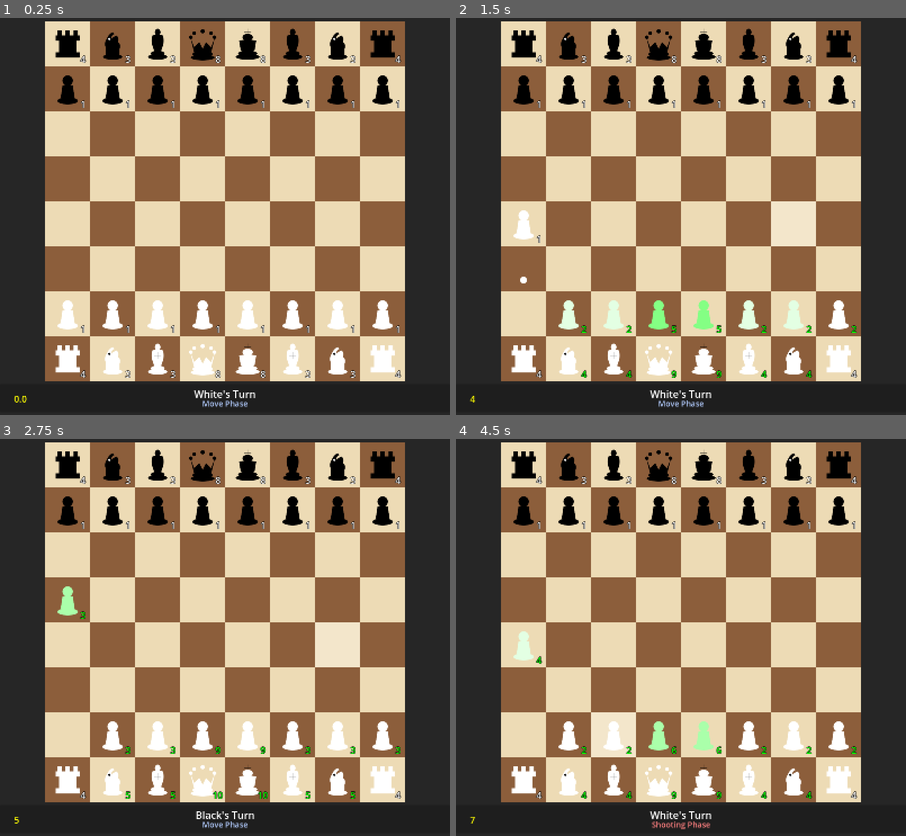
Above: before the commit, frames 1-4 (two rows, left to right).
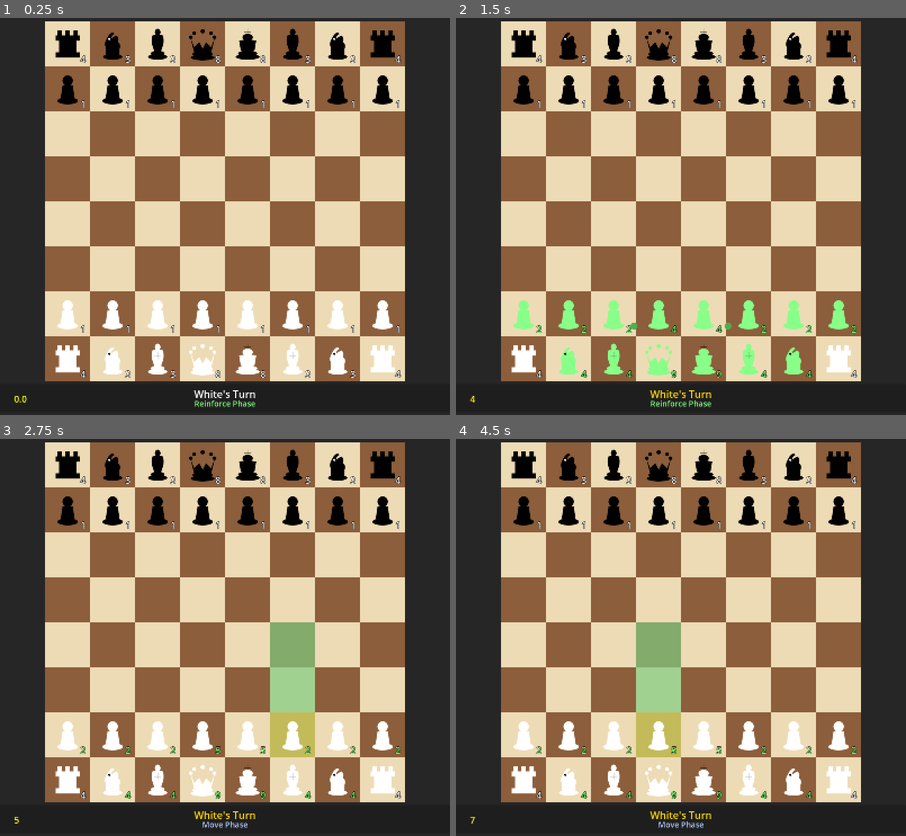
Above: after the commit, the same moments.

Repository: Krupnikas/shooting-chess
Game: Godot game, scene res://scenes/main.tscn
Same seed, same stepped clock (60 frames per second), same inputs: the game is played once before the commit and once after it.
Inputs (mouse positions are in pixels of both pictures, inside the frame that each line leads up to):
- Up to frame 1 (0.25 s): no input
- Up to frame 2 (1.5 s): tap Enter at 0.5 s; move the mouse to (780, 180) at 0.52 s; hold Right 0.53-1.28 s; tap R at 0.6 s; click (780, 180) at 0.67 s; tap Space at 0.77 s; move the mouse to (591, 224) at 1.27 s; hold Down from 1.28 s (still down); tap P at 1.35 s
- Up to frame 3 (2.75 s): tap Space at 1.52 s; move the mouse to (270, 522) at 2.02 s; release Down at 2.03 s; hold Right from 2.03 s (still down); tap Enter at 2.1 s
- Up to frame 4 (4.5 s): move the mouse to (658, 712) at 2.77 s; release Right at 2.78 s; hold Up 2.78-3.53 s; tap R at 2.85 s; click (658, 712) at 2.92 s; tap Space at 3.02, 3.77 s; move the mouse to (816, 689) at 3.52 s; hold Left from 3.53 s (still down); tap P at 3.6 s; move the mouse to (546, 554) at 4.27 s; tap Enter at 4.35 s

The runs differ from the first frame. In frame 1, 0.2% of the frame differs, in the area x 43-57%, y 96-99%; in frame 2, 3.2%; in frame 3, 4.1%; in frame 4, 4.5%, in the area x 12-89%, y 46-99%.

Commit message:
Fix phase order, projectile colors, and blink animation
- Correct phase order: REINFORCE → SHOOTING → MOVING (per README spec)
- Add green/red projectiles for heal/damage instead of white/black
- Fix blink animation storing original modulate to prevent stuck colors
- Remove AutoTest to allow manual gameplay
- Upgrade project to Godot 4.5.1

🤖 Generated with [Claude Code](https://claude.com/claude-code)

Co-Authored-By: Claude Opus 4.5 <noreply@anthropic.com>

Diff:
--- /dev/null
+++ b/assets/pieces/green_circle.svg
@@ -0,0 +1,3 @@
+<svg xmlns="http://www.w3.org/2000/svg" viewBox="0 0 100 100">
+  <circle cx="50" cy="50" r="40" fill="#4CAF50" stroke="#2E7D32" stroke-width="4"/>
+</svg>
--- /dev/null
+++ b/assets/pieces/red_circle.svg
@@ -0,0 +1,3 @@
+<svg xmlns="http://www.w3.org/2000/svg" viewBox="0 0 100 100">
+  <circle cx="50" cy="50" r="40" fill="#F44336" stroke="#C62828" stroke-width="4"/>
+</svg>
--- a/project.godot
+++ b/project.godot
@@ -12,19 +12,17 @@
 
 config/name="Shooting Chess"
 run/main_scene="res://scenes/main.tscn"
-config/features=PackedStringArray("4.2", "Forward Plus")
+config/features=PackedStringArray("4.5", "Forward Plus")
 
 [autoload]
 
 GameManager="*res://scripts/autoload/game_manager.gd"
-AutoTest="*res://scripts/autoload/auto_test.gd"
 
 [display]
 
 window/size/viewport_width=1600
 window/size/viewport_height=1600
 window/stretch/mode="canvas_items"
-window/stretch/aspect="keep"
 
 [input]
 
--- a/scripts/autoload/auto_test.gd
+++ /dev/null
@@ -1,58 +0,0 @@
-extends Node
-
-# Automated test that simulates gameplay and detects freezes
-
-var last_frame_time: float = 0.0
-var frame_count: int = 0
-var auto_move_timer: float = 0.0
-var turn_count: int = 0
-var test_active: bool = false
-const ENABLE_LOGGING = false
-
-func _ready():
-	test_active = true  # Auto moves enabled
-
-func log_msg(msg: String):
-	if ENABLE_LOGGING:
-		print("[%.1f] %s" % [Time.get_ticks_msec() / 1000.0, msg])
-
-func _process(delta):
-	if not test_active:
-		return
-
-	# Auto-advance during MOVING phase
-	if GameManager.game_phase == GameManager.GamePhase.MOVING:
-		auto_move_timer += delta
-		if auto_move_timer >= 0.5:  # Wait 0.5s then make a move
-			auto_move_timer = 0.0
-			attempt_auto_move()
-
-func attempt_auto_move():
-	# Get current player's pieces
-	var pieces = GameManager.get_pieces_of_color(GameManager.current_player)
-	if pieces.is_empty():
-		log_msg("No pieces for player %d" % GameManager.current_player)
-		return
-
-	# Try to find a piece that can move (avoid capturing king)
-	for piece in pieces:
-		if not is_instance_valid(piece):
-			continue
-		var moves = GameManager.get_valid_moves(piece)
-		# Filter out moves that would capture a king
-		var safe_moves = []
-		for move_pos in moves:
-			var target_piece = GameManager.get_piece_at(move_pos)
-			if target_piece == null or target_piece.type != GameManager.PieceType.KING:
-				safe_moves.append(move_pos)
-
-		if safe_moves.size() > 0:
-			var target = safe_moves[randi() % safe_moves.size()]
-			log_msg("Moving from %s to %s" % [piece.board_position, target])
-			GameManager.select_piece(piece)
-			GameManager.try_move_to(target)
-			turn_count += 1
-			log_msg("Turn %d" % turn_count)
-			return
-
-	log_msg("No safe moves")
--- a/scripts/autoload/game_manager.gd
+++ b/scripts/autoload/game_manager.gd
@@ -3,7 +3,7 @@
 # Enums
 enum PieceType { PAWN, KNIGHT, BISHOP, ROOK, QUEEN, KING }
 enum PieceColor { WHITE, BLACK }
-enum GamePhase { MOVING, SHOOTING, GAME_OVER }
+enum GamePhase { REINFORCE, SHOOTING, MOVING, GAME_OVER }
 
 # Constants
 const BOARD_SIZE = 8
@@ -26,7 +26,7 @@
 # Game state
 var board: Array = []  # 8x8 array of Piece nodes or null
 var current_player: PieceColor = PieceColor.WHITE
-var game_phase: GamePhase = GamePhase.MOVING
+var game_phase: GamePhase = GamePhase.REINFORCE
 var selected_piece = null
 var valid_moves: Array[Vector2i] = []
 var winner: PieceColor = PieceColor.WHITE
@@ -61,7 +61,7 @@
 
 func reset_game():
 	current_player = PieceColor.WHITE
-	game_phase = GamePhase.MOVING
+	game_phase = GamePhase.REINFORCE
 	winner = PieceColor.WHITE
 	is_processing_phase = false
 	selected_piece = null
@@ -160,12 +160,12 @@
 
 func start_turn():
 	gm_trace("[GM] start_turn called for player: " + str(current_player))
-	# Reset HP for all pieces of current player
+	# Reset HP for all pieces of current player at start of their turn
 	reset_player_hp(current_player)
 
-	# Start with move phase
-	game_phase = GamePhase.MOVING
-	gm_trace("[GM] Emitting phase_changed to MOVING")
+	# Start with reinforce phase
+	game_phase = GamePhase.REINFORCE
+	gm_trace("[GM] Emitting phase_changed to REINFORCE")
 	emit_signal("phase_changed", game_phase)
 	gm_trace("[GM] start_turn done")
 
@@ -242,18 +242,22 @@
 func advance_phase():
 	gm_trace("[GM] advance_phase called, current phase: " + str(game_phase))
 	match game_phase:
-		GamePhase.MOVING:
-			# After move, go to shooting
-			gm_trace("[GM] MOVING -> SHOOTING")
+		GamePhase.REINFORCE:
+			# After reinforce, go to shooting
+			gm_trace("[GM] REINFORCE -> SHOOTING")
 			game_phase = GamePhase.SHOOTING
 			emit_signal("phase_changed", game_phase)
 		GamePhase.SHOOTING:
-			# Check for deaths and win condition after shooting, then end turn
-			gm_trace("[GM] SHOOTING -> checking win condition")
+			# After shooting, check for deaths and go to move phase
+			gm_trace("[GM] SHOOTING -> checking win condition then MOVING")
 			if check_win_condition():
 				gm_trace("[GM] Win condition met!")
 				return
-			gm_trace("[GM] No win, ending turn...")
+			game_phase = GamePhase.MOVING
+			emit_signal("phase_changed", game_phase)
+		GamePhase.MOVING:
+			# After move, end turn and switch player
+			gm_trace("[GM] MOVING -> ending turn")
 			end_turn()
 	gm_trace("[GM] advance_phase done")
 
--- a/scripts/board.gd
+++ b/scripts/board.gd
@@ -142,35 +142,53 @@
 
 # ============ PHASE HANDLING ============
 
+var _current_phase_is_reinforce: bool = false
+
 func _on_phase_changed(phase):
 	match phase:
-		GameManager.GamePhase.MOVING:
-			is_processing = false
-			_state = ProcessState.IDLE
+		GameManager.GamePhase.REINFORCE:
+			_current_phase_is_reinforce = true
+			if ENABLE_PROJECTILES:
+				is_processing = true
+				_state = ProcessState.SPAWNING
+			else:
+				# Skip reinforce phase
+				call_deferred("_advance_to_next_phase")
 		GameManager.GamePhase.SHOOTING:
+			_current_phase_is_reinforce = false
 			if ENABLE_PROJECTILES:
 				is_processing = true
 				_state = ProcessState.SPAWNING
 			else:
 				# Skip shooting phase
 				call_deferred("_advance_to_next_phase")
+		GameManager.GamePhase.MOVING:
+			is_processing = false
+			_state = ProcessState.IDLE
 
 func _do_spawn_projectiles():
 	# Spawn all projectiles
+	# Reinforce: green projectiles to friendly pieces
+	# Shooting: red projectiles to enemy pieces
 	var player_pieces = GameManager.get_pieces_of_color(GameManager.current_player)
 	var spawn_count = 0
+	var is_heal = _current_phase_is_reinforce
 
 	for piece in player_pieces:
 		if not is_instance_valid(piece):
 			continue
-		var attack_data = get_attack_data(piece)
-		if attack_data.mode == "directional":
-			for dir in attack_data.data:
-				spawn_directional_projectile(piece, dir)
-				spawn_count += 1
+
+		# Get targets based on phase
+		var targets: Array
+		if _current_phase_is_reinforce:
+			targets = GameManager.get_friendly_targets(piece)
 		else:
-			for target_cell in attack_data.data:
-				spawn_targeted_projectile(piece, target_cell)
+			targets = GameManager.get_enemy_targets(piece)
+
+		# Spawn projectile for each target
+		for target in targets:
+			if is_instance_valid(target):
+				spawn_targeted_projectile_to_piece(piece, target, is_heal)
 				spawn_count += 1
 
 	# Transition to waiting state
@@ -178,7 +196,8 @@
 		_state = ProcessState.WAITING_PROJECTILES
 	else:
 		# No projectiles, advance immediately
-		_do_process_deaths()
+		if not _current_phase_is_reinforce:
+			_do_process_deaths()
 		call_deferred("_advance_to_next_phase")
 		_state = ProcessState.IDLE
 
@@ -255,46 +274,29 @@
 
 	return { "mode": "directional", "data": [] }
 
-func spawn_directional_projectile(from_piece, direction: Vector2):
-	if not is_instance_valid(from_piece):
+func spawn_targeted_projectile_to_piece(from_piece, to_piece, is_heal: bool):
+	if not is_instance_valid(from_piece) or not is_instance_valid(to_piece):
 		return
 
 	var board_size = GameManager.BOARD_SIZE * GameManager.SQUARE_SIZE
 	var bounds = Rect2(0, 0, board_size, board_size)
-	var is_white = from_piece.color == GameManager.PieceColor.WHITE
+	var target_pos = GameManager.board_to_screen(to_piece.board_position)
 
 	var projectile = ProjectileScene.instantiate()
-	projectile.setup_directional(from_piece.position, direction, is_white, bounds)
+	projectile.setup_targeted(from_piece.position, target_pos, to_piece.board_position, is_heal, bounds)
 	projectile.set_source(from_piece)
 	projectile.finished.connect(_on_projectile_finished)
 	projectiles_container.add_child(projectile)
 	active_projectiles += 1
 
-func spawn_targeted_projectile(from_piece, target_cell: Vector2i):
-	if not is_instance_valid(from_piece):
-		return
-
-	var board_size = GameManager.BOARD_SIZE * GameManager.SQUARE_SIZE
-	var bounds = Rect2(0, 0, board_size, board_size)
-	var target_pos = GameManager.board_to_screen(target_cell)
-	var is_white = from_piece.color == GameManager.PieceColor.WHITE
-
-	var projectile = ProjectileScene.instantiate()
-	projectile.setup_targeted(from_piece.position, target_pos, target_cell, is_white, bounds)
-	projectile.set_source(from_piece)
-	projectile.finished.connect(_on_projectile_finished)
-	projectiles_container.add_child(projectile)
-	active_projectiles += 1
-
-func _on_projectile_finished(hit_piece, projectile_is_white: bool):
+func _on_projectile_finished(hit_piece, is_heal: bool):
 	active_projectiles -= 1
-	# Apply HP change: same color = heal, different color = damage
+	# Apply HP change based on projectile type
 	if hit_piece != null and is_instance_valid(hit_piece):
-		var target_is_white = hit_piece.color == GameManager.PieceColor.WHITE
-		if projectile_is_white == target_is_white:
-			hit_piece.heal(1)  # Same color = reinforce
+		if is_heal:
+			hit_piece.heal(1)  # Green = reinforce +1 HP
 		else:
-			hit_piece.take_damage(1)  # Different color = damage
+			hit_piece.take_damage(1)  # Red = damage -1 HP
 
 # ============ PIECE SELECTION & HIGHLIGHTING ============
 
--- a/scripts/piece.gd
+++ b/scripts/piece.gd
@@ -7,6 +7,7 @@
 var hp: int = 1
 var base_hp: int = 1
 var blink_tween: Tween = null
+var _original_modulate: Color = Color.WHITE  # Store true original modulate
 
 @onready var sprite = $Sprite
 @onready var hp_label = $HPLabel
@@ -35,6 +36,8 @@
 	base_hp = GameManager.BASE_HP[type]
 	hp = base_hp
 	update_display()
+	# Store the original modulate after display is set up
+	_original_modulate = sprite.modulate
 
 func update_display():
 	# Load the appropriate texture for this piece
@@ -44,32 +47,34 @@
 
 func update_hp_display():
 	hp_label.text = str(hp)
-	# Use modulate for HP color instead of add_theme_color_override
+	# Use modulate for HP color - nicer colors
 	if hp > base_hp:
-		hp_label.modulate = Color.GREEN
+		hp_label.modulate = Color(0.4, 1.0, 0.4)  # Soft green
 	elif hp < base_hp:
-		hp_label.modulate = Color.RED
+		hp_label.modulate = Color(1.0, 0.4, 0.4)  # Soft red
 	else:
 		hp_label.modulate = Color.WHITE
 
 func take_damage(amount: int):
 	hp -= amount
 	update_hp_display()
-	blink(Color.RED)
+	blink(Color(1.0, 0.3, 0.3))  # Soft red blink
 
 func heal(amount: int):
 	hp += amount
 	update_hp_display()
-	blink(Color.GREEN)
+	blink(Color(0.3, 1.0, 0.3))  # Soft green blink
 
 func blink(blink_color: Color):
 	# Kill any existing blink tween to avoid color staying stuck
 	if blink_tween and blink_tween.is_valid():
 		blink_tween.kill()
+		# Reset to original immediately when killing old tween
+		sprite.modulate = _original_modulate
 
 	blink_tween = create_tween()
 	blink_tween.tween_property(sprite, "modulate", blink_color, 0.15)
-	blink_tween.tween_property(sprite, "modulate", Color.WHITE, 0.15)
+	blink_tween.tween_property(sprite, "modulate", _original_modulate, 0.15)
 
 func reset_hp():
 	hp = base_hp
--- a/scripts/projectile.gd
+++ b/scripts/projectile.gd
@@ -1,11 +1,11 @@
 extends Node2D
 
-signal finished(hit_piece, is_white: bool)
+signal finished(hit_piece, is_heal: bool)
 
 var sprite: Sprite2D = null
 var direction: Vector2 = Vector2.ZERO
 var speed: float = 600.0
-var is_white: bool = true  # White or black projectile
+var is_heal: bool = true  # true = green heal, false = red damage
 var board_bounds: Rect2 = Rect2(0, 0, 1280, 1280)  # 8 * 160
 
 # Targeted mode: projectile travels to specific cell then disappears
@@ -15,27 +15,23 @@
 
 var source_piece = null  # The piece that fired this projectile
 
-# Preload textures
-var white_texture = preload("res://assets/pieces/white_circle.png")
-var black_texture = preload("res://assets/pieces/black_circle.png")
-
 func _ready():
 	sprite = $Sprite2D
 	update_color()
 
-func setup_directional(from_pos: Vector2, dir: Vector2, white: bool, bounds: Rect2):
+func setup_directional(from_pos: Vector2, dir: Vector2, heal: bool, bounds: Rect2):
 	position = from_pos
 	direction = dir.normalized()
-	is_white = white
+	is_heal = heal
 	board_bounds = bounds
 	is_targeted = false
 
-func setup_targeted(from_pos: Vector2, target_pos: Vector2, target_cell: Vector2i, white: bool, bounds: Rect2):
+func setup_targeted(from_pos: Vector2, target_pos: Vector2, target_cell: Vector2i, heal: bool, bounds: Rect2):
 	position = from_pos
 	target_position = target_pos
 	target_board_pos = target_cell
 	direction = (target_pos - from_pos).normalized()
-	is_white = white
+	is_heal = heal
 	board_bounds = bounds
 	is_targeted = true
 
@@ -46,39 +42,44 @@
 	if sprite == null:
 		return
 
-	# Use preloaded textures - no add_theme_color_override!
-	if is_white:
-		sprite.texture = white_texture
+	# Green for heal, red for damage - load at runtime since PNG may not be imported yet
+	if is_heal:
+		sprite.texture = load("res://assets/pieces/green_circle.png")
 	else:
-		sprite.texture = black_texture
+		sprite.texture = load("res://assets/pieces/red_circle.png")
 
 func _process(delta):
 	position += direction * speed * delta
 
 	# Check if out of bounds
 	if not board_bounds.has_point(position):
-		emit_signal("finished", null, is_white)
+		emit_signal("finished", null, is_heal)
 		queue_free()
 		return
 
 	var board_pos = GameManager.screen_to_board(position)
 
-	# Targeted mode: check if reached target cell
+	# Targeted mode: check if reached center of target cell
 	if is_targeted:
-		if board_pos == target_board_pos:
-			var piece = GameManager.get_piece_at(board_pos)
+		# Check if we've reached (or passed) the target position
+		var dist_to_target = position.distance_to(target_position)
+		if dist_to_target < 20.0:  # Close enough to center
+			var piece = GameManager.get_piece_at(target_board_pos)
 			if piece != null and piece != source_piece:
-				emit_signal("finished", piece, is_white)
+				emit_signal("finished", piece, is_heal)
 			else:
-				emit_signal("finished", null, is_white)
+				emit_signal("finished", null, is_heal)
 			queue_free()
 			return
 		return
 
-	# Directional mode: check for collision with pieces
+	# Directional mode: check for collision with pieces at cell center
 	if GameManager.is_valid_position(board_pos):
 		var piece = GameManager.get_piece_at(board_pos)
 		if piece != null and piece != source_piece:
-			emit_signal("finished", piece, is_white)
-			queue_free()
-			return
+			# Check if we're close to the center of the cell
+			var cell_center = GameManager.board_to_screen(board_pos)
+			if position.distance_to(cell_center) < 30.0:
+				emit_signal("finished", piece, is_heal)
+				queue_free()
+				return
--- a/scripts/ui/game_info.gd
+++ b/scripts/ui/game_info.gd
@@ -39,6 +39,9 @@
 	var phase_name = ""
 	var phase_color = Color.WHITE
 	match GameManager.game_phase:
+		GameManager.GamePhase.REINFORCE:
+			phase_name = "Reinforce Phase"
+			phase_color = Color(0.5, 1.0, 0.5)  # Light green
 		GameManager.GamePhase.SHOOTING:
 			phase_name = "Shooting Phase"
 			phase_color = Color(1.0, 0.5, 0.5)  # Light red
@@ -50,4 +53,4 @@
 			phase_color = Color.GOLD
 
 	phase_label.text = phase_name
-	phase_label.modulate = phase_color  # Use modulate instead of add_theme_color_override
+	phase_label.modulate = phase_color
Not shown, changed: assets/pieces/black_bishop.png.import
Not shown, changed: assets/pieces/black_bishop.svg.import
Not shown, changed: assets/pieces/black_circle.png.import
Not shown, changed: assets/pieces/black_circle.svg.import
Not shown, changed: assets/pieces/black_king.png.import
Not shown, changed: assets/pieces/black_king.svg.import
Not shown, changed: assets/pieces/black_knight.png.import
Not shown, changed: assets/pieces/black_knight.svg.import
Not shown, changed: assets/pieces/black_pawn.png.import
Not shown, changed: assets/pieces/black_pawn.svg.import
Not shown, changed: assets/pieces/black_queen.png.import
Not shown, changed: assets/pieces/black_queen.svg.import
(and 21 more such lines)
